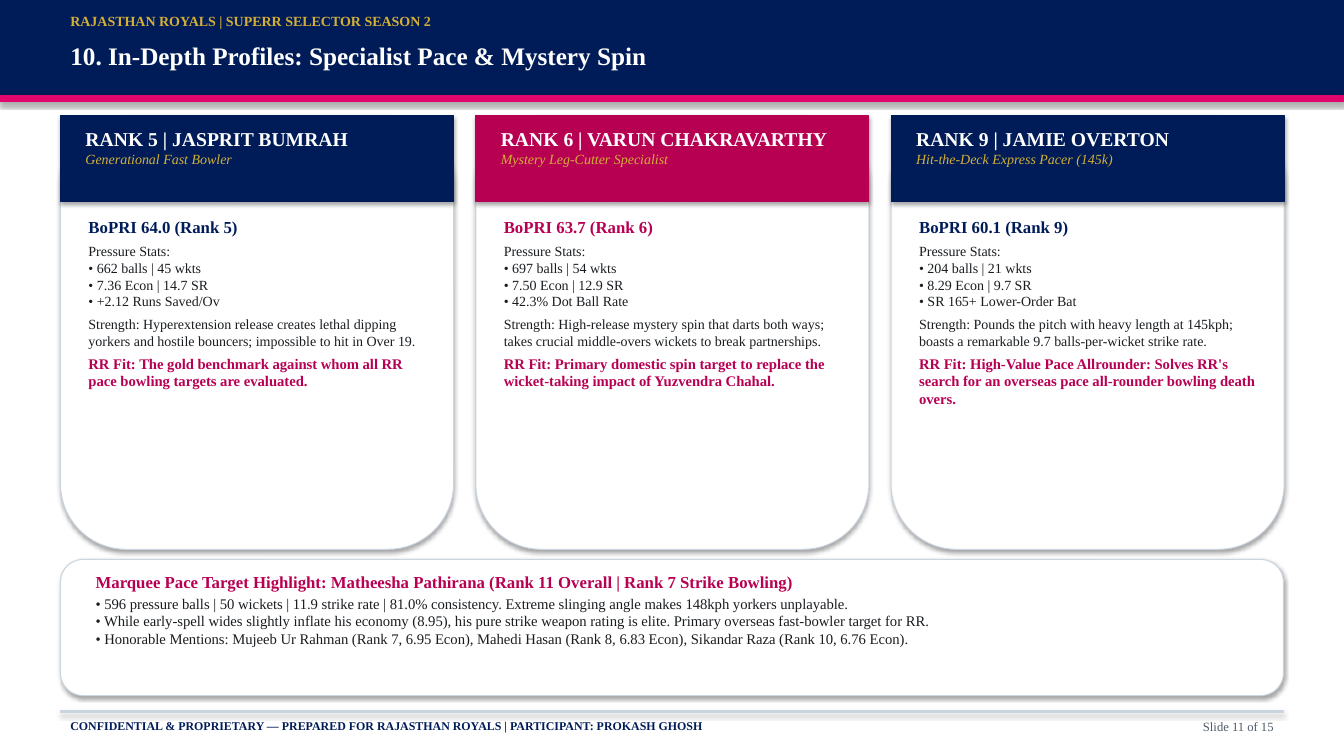
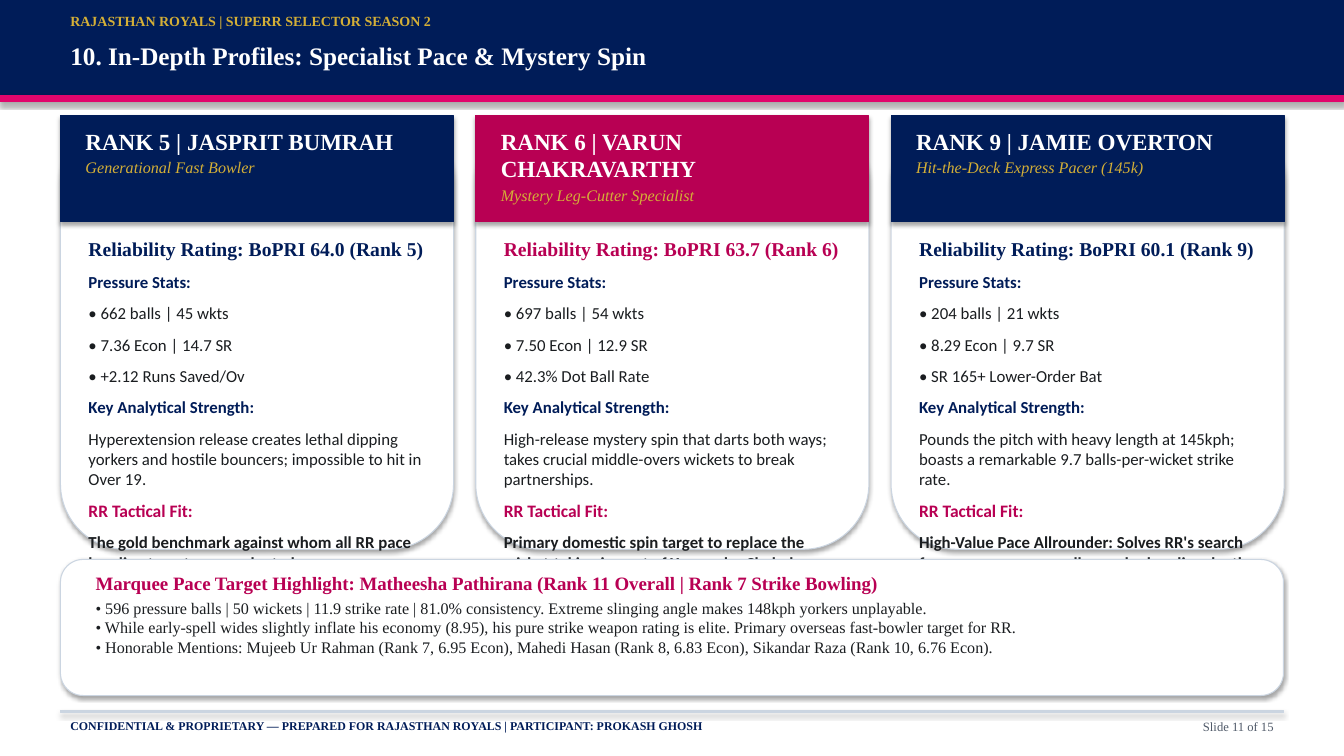
Before and after one commit to prokashghosh996-png/RR-supeRR-selector-2027, a slide deck: slide 11 of SupeRR_Selector_Season_2_RR_IPL_2027_Auction_Strategy.pptx. Drawn at 1344x756 pixels with LibreOffice and Linux fonts; fonts in the diff are those of the drawing. Boxes give left, top, right and bottom in pixels: in the first picture for what was removed or moved away, otherwise in the second. Text is boxed around its words. In the diff, an @@ line names an element or a change of style, - is before the commit and + after.

```diff
--- a/SupeRR_Selector_Season_2_RR_IPL_2027_Auction_Strategy.pptx
+++ b/SupeRR_Selector_Season_2_RR_IPL_2027_Auction_Strategy.pptx
@@ rectangle: place and size @@
-rectangle at box(60, 116, 454, 202)
+rectangle at box(60, 116, 454, 222)
@@ rectangle: place and size @@
-rectangle at box(476, 116, 869, 202)
+rectangle at box(476, 116, 869, 222)
@@ rectangle: place and size @@
-rectangle at box(891, 116, 1285, 202)
+rectangle at box(891, 116, 1285, 222)
@@ text "RANK 5 | JASPRIT BUMRAH" at box(85, 134, 393, 173): size 14 to 16.5 pt in "RANK 5 | JASPRIT BUMRAH"; size 10 to 11.5 pt in "Generational Fast Bowler"; more space between paragraphs @@
@@ text "RANK 6 | VARUN CHAKRAVARTHY" at box(501, 134, 696, 205): size 14 to 16.5 pt in "RANK 6 | VARUN CHAKRAVARTHY"; size 10 to 11.5 pt in "Mystery Leg-Cutter Specialist"; more space between paragraphs @@
@@ text "RANK 9 | JAMIE OVERTON" at box(916, 134, 1213, 177): size 14 to 16.5 pt in "RANK 9 | JAMIE OVERTON"; size 10 to 11.5 pt in "Hit-the-Deck Express Pacer (145k)"; more space between paragraphs @@
@@ text "Reliability Rating: BoPRI 64.0 (Rank ...": place and size @@
-text "Reliability Rating: BoPRI 64.0 (Rank ..." at box(88, 221, 415, 390)
+text "Reliability Rating: BoPRI 64.0 (Rank ..." at box(88, 242, 423, 553)
@@ text "Reliability Rating: BoPRI 63.7 (Rank ...": place and size @@
-text "Reliability Rating: BoPRI 63.7 (Rank ..." at box(504, 221, 825, 390)
+text "Reliability Rating: BoPRI 63.7 (Rank ..." at box(504, 242, 838, 560)
@@ text "Reliability Rating: BoPRI 60.1 (Rank ...": place and size @@
-text "Reliability Rating: BoPRI 60.1 (Rank ..." at box(919, 221, 1255, 404)
+text "Reliability Rating: BoPRI 60.1 (Rank ..." at box(919, 242, 1253, 560)
@@ text at box(88, 242, 423, 261): text changed; size 12 to 14 pt @@
-BoPRI 64.0 (Rank 5)
+Reliability Rating: BoPRI 64.0 (Rank 5)
@@ text at box(504, 242, 838, 261): text changed; size 12 to 14 pt @@
-BoPRI 63.7 (Rank 6)
+Reliability Rating: BoPRI 63.7 (Rank 6)
@@ text at box(919, 242, 1253, 261): text changed; size 12 to 14 pt @@
-BoPRI 60.1 (Rank 9)
+Reliability Rating: BoPRI 60.1 (Rank 9)
@@ text at box(88, 277, 245, 383): size 10 to 12 pt, font Times New Roman to Calibri in "Pressure Stats: • 662 balls | 45 ..."; text colour #1A1D20 to #001C58, bold on in "Pressure Stats:"; more space between paragraphs @@
@@ text at box(504, 277, 650, 382): size 10 to 12 pt, font Times New Roman to Calibri in "Pressure Stats: • 697 balls | 54 ..."; text colour #1A1D20 to #001C58, bold on in "Pressure Stats:"; more space between paragraphs @@
@@ text at box(919, 277, 1103, 382): size 10 to 12 pt, font Times New Roman to Calibri in "Pressure Stats: • 204 balls | 21 ..."; text colour #1A1D20 to #001C58, bold on in "Pressure Stats:"; more space between paragraphs @@
@@ text at box(88, 401, 422, 553): text changed; size 10 to 12 pt; font Times New Roman to Calibri; bold on @@
-Strength: Hyperextension release creates lethal dipping yorkers and hostile bouncers; impossible to hit in Over 19.
-RR Fit: The gold benchmark against whom all RR pace bowling targets are evaluated.
+Key Analytical Strength:
+Hyperextension release creates lethal dipping yorkers and hostile bouncers; impossible to hit in Over 19.
+RR Tactical Fit:
+The gold benchmark against whom all RR pace bowling targets are evaluated.
@@ text at box(504, 401, 827, 560): text changed; size 10 to 12 pt; font Times New Roman to Calibri; bold on @@
-Strength: High-release mystery spin that darts both ways; takes crucial middle-overs wickets to break partnerships.
-RR Fit: Primary domestic spin target to replace the wicket-taking impact of Yuzvendra Chahal.
+Key Analytical Strength:
+High-release mystery spin that darts both ways; takes crucial middle-overs wickets to break partnerships.
+RR Tactical Fit:
+Primary domestic spin target to replace the wicket-taking impact of Yuzvendra Chahal.
@@ text at box(919, 401, 1246, 560): text changed; size 10 to 12 pt; font Times New Roman to Calibri; bold on @@
-Strength: Pounds the pitch with heavy length at 145kph; boasts a remarkable 9.7 balls-per-wicket strike rate.
-RR Fit: High-Value Pace Allrounder: Solves RR's search for an overseas pace all-rounder bowling death overs.
+Key Analytical Strength:
+Pounds the pitch with heavy length at 145kph; boasts a remarkable 9.7 balls-per-wicket strike rate.
+RR Tactical Fit:
+High-Value Pace Allrounder: Solves RR's search for an overseas pace all-rounder bowling death overs.
@@ text "Marquee Pace Target Highlight: Matheesha ..." at box(96, 577, 1016, 657): size 12 to 13.5 pt in "Marquee Pace Target Highlight: Matheesha Pathirana (Rank ..."; size 10.5 to 11.5 pt in "• 596 pressure balls | 50 wickets ..."; more space between paragraphs @@
```
Also in this commit, not shown: 4 other slides changed, 6 other files.
